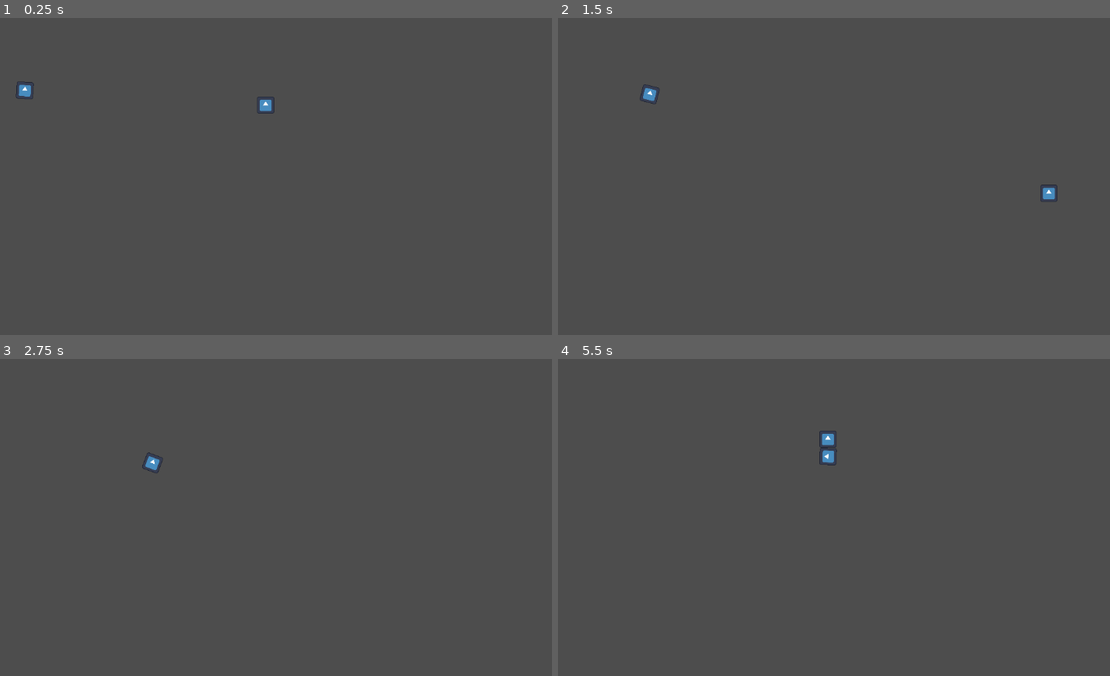
Above: before the commit, frames 1-4 (two rows, left to right).
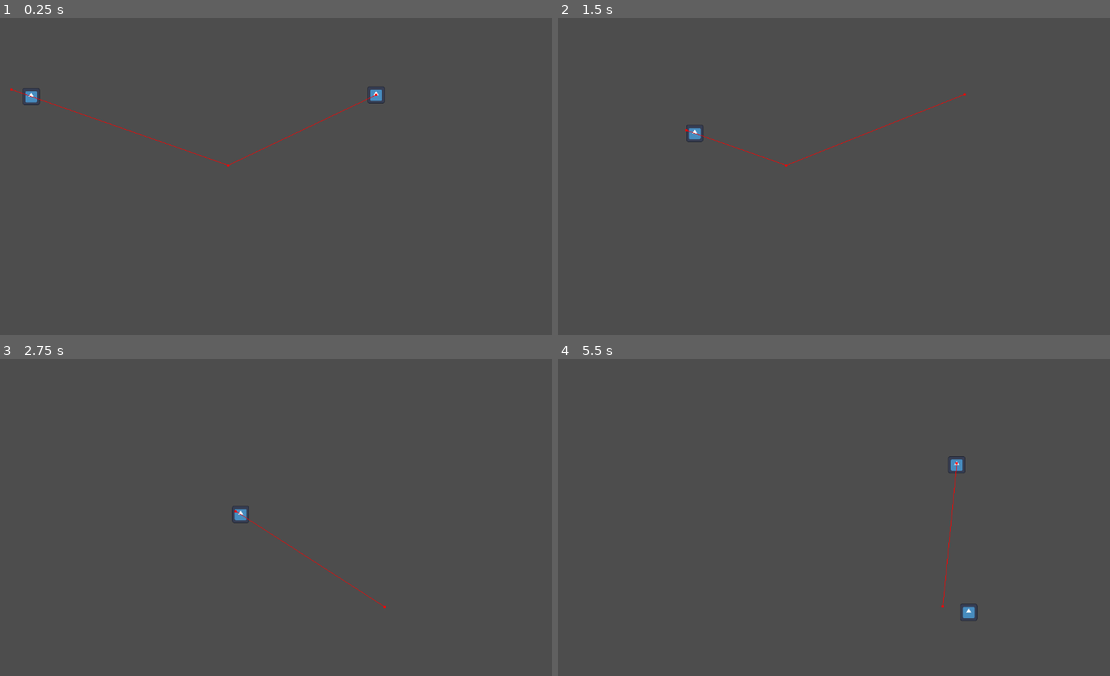
Above: after the commit, the same moments.

Repository: inthecrowsnest/AUG2025_BrackeyJam_REAL
Game: Godot game, scene res://Scenes/enemy_test_scene.tscn
The game is run twice, just before and just after one commit, with the same random seed, the same clock (stepped at 60 frames per second) and the same inputs. The project has no main scene, so this scene is started directly. The engine's default icon, where the game draws it, is replaced by a stand-in: a white triangle on a blue panel in a dark square.
Inputs:
- Up to frame 1 (0.25 s): no input
- Up to frame 2 (1.5 s): hold Right (right) 0.53-1.28 s; tap Space (dash) at 0.6, 1.35 s; hold Down (down) from 1.28 s (still down)
- Up to frame 3 (2.75 s): release Down (down) at 2.03 s; hold Right (right) from 2.03 s (still down); tap Space (dash) at 2.1 s
- Up to frame 4 (5.5 s): release Right (right) at 2.78 s; hold Up (up) 2.78-3.53 s; tap Space (dash) every 0.75 s from 2.85 to 5.1 s; hold A (left) 3.53-5.03 s; hold Down (down) from 5.03 s (still down)

The runs differ from the first frame. In frame 1, 0.6% of the frame differs, in the area x 1-70%, y 19-47%; in frame 2, 0.5%; in frame 3, 0.3%; in frame 4, 0.5%.

Commit message:
melee enemy movement finished for now

Diff:
--- a/Scenes/enemy_1.tscn
+++ b/Scenes/enemy_1.tscn
@@ -19,26 +19,44 @@
 shape = SubResource("CircleShape2D_jwqgc")
 
 [node name="0" type="RayCast2D" parent="."]
+visible = false
 target_position = Vector2(0, -50)
 
 [node name="1" type="RayCast2D" parent="."]
+visible = false
 target_position = Vector2(50, -50)
 
 [node name="2" type="RayCast2D" parent="."]
+visible = false
 target_position = Vector2(50, 0)
 
 [node name="3" type="RayCast2D" parent="."]
+visible = false
 target_position = Vector2(50, 50)
 
 [node name="4" type="RayCast2D" parent="."]
+visible = false
 
 [node name="5" type="RayCast2D" parent="."]
+visible = false
 target_position = Vector2(-50, 50)
 
 [node name="6" type="RayCast2D" parent="."]
+visible = false
 target_position = Vector2(-50, 0)
 
 [node name="7" type="RayCast2D" parent="."]
+visible = false
 target_position = Vector2(-50, -50)
 
-[node name="NavigationLink2D" type="NavigationLink2D" parent="."]
+[node name="NavigationAgent2D" type="NavigationAgent2D" parent="."]
+path_desired_distance = 3.0
+target_desired_distance = 3.0
+path_postprocessing = 1
+debug_enabled = true
+
+[node name="Timer" type="Timer" parent="."]
+wait_time = 0.1
+one_shot = true
+
+[connection signal="timeout" from="Timer" to="." method="_on_timer_timeout"]
--- a/Scenes/enemy_test_scene.tscn
+++ b/Scenes/enemy_test_scene.tscn
@@ -1,13 +1,23 @@
-[gd_scene load_steps=3 format=3 uid="uid://ba16umy1uhhiv"]
+[gd_scene load_steps=4 format=3 uid="uid://ba16umy1uhhiv"]
 
 [ext_resource type="PackedScene" uid="uid://dmgpwevcu7iit" path="res://Scenes/enemy_1.tscn" id="1_dpxgf"]
 [ext_resource type="PackedScene" uid="uid://cwtldahhr7403" path="res://Scenes/CharacterComponents/Player.tscn" id="2_u7mkh"]
 
+[sub_resource type="NavigationPolygon" id="NavigationPolygon_dpxgf"]
+vertices = PackedVector2Array(271.867, -90.4297, 210.273, 394.617, -57.3281, 142.773, -81.8516, 82.4922, -493, 404.156, -493, -91.4531)
+polygons = Array[PackedInt32Array]([PackedInt32Array(0, 1, 2, 3), PackedInt32Array(2, 4, 5, 3)])
+outlines = Array[PackedVector2Array]([PackedVector2Array(-498, -99, -498, 413, -58, 149, 214, 405, 278, -99, -82, 77)])
+agent_radius = 5.0
+
 [node name="Enemy Test Scene" type="Node2D"]
 
 [node name="CharacterBody2D" parent="." instance=ExtResource("2_u7mkh")]
+position = Vector2(824, 144)
+
+[node name="Enemy1" parent="." node_paths=PackedStringArray("goal") instance=ExtResource("1_dpxgf")]
+position = Vector2(144, 134)
+goal = NodePath("../CharacterBody2D")
+
+[node name="NavigationRegion2D" type="NavigationRegion2D" parent="."]
 position = Vector2(618, 163)
-
-[node name="Enemy1" parent="." node_paths=PackedStringArray("player") instance=ExtResource("1_dpxgf")]
-position = Vector2(144, 134)
-player = NodePath("../CharacterBody2D")
+navigation_polygon = SubResource("NavigationPolygon_dpxgf")
--- a/Scripts/enemy_1.gd
+++ b/Scripts/enemy_1.gd
@@ -1,14 +1,35 @@
 extends CharacterBody2D
 
-@export var player: Node2D
+#@export var player: Node2D
 
-var direction = [Vector2(0, -1), Vector2(1, -1), Vector2(1, 0), Vector2(1, 1), Vector2(0, 1), Vector2(-1, 1), Vector2(-1, 0), Vector2(-1, -1)]
+#var direction = [Vector2(0, -1), Vector2(1, -1), Vector2(1, 0), Vector2(1, 1), Vector2(0, 1), Vector2(-1, 1), Vector2(-1, 0), Vector2(-1, -1)]
+var desired_vel = 0
+var max_steer_force = 10
+
+var speed = 10000
+
+@export var goal: Node = null
+
+func _ready() -> void:
+	$NavigationAgent2D.target_position = goal.global_position
+	$Timer.start()
+
+func _physics_process(delta: float) -> void:
+	if !$NavigationAgent2D.is_target_reached():
+		var nav_point_direction = to_local($NavigationAgent2D.get_next_path_position()).normalized()
+		velocity = nav_point_direction * speed * delta
+		velocity = velocity + (seek(goal.global_position) * delta)
+		move_and_slide()
 
 
-var speed = 100
+func _on_timer_timeout() -> void:
+	if $NavigationAgent2D.target_position != goal.global_position:
+		$NavigationAgent2D.target_position = goal.global_position
+	$Timer.start()
 
-func _physics_process(delta: float) -> void:
-	var direction = (player.position-position).normalized()
-	velocity = direction * speed
-	look_at(player.position)
-	move_and_slide()
+
+func seek(target: Vector2) -> Vector2:
+	var desired_velocity = (target - global_position).normalized() * speed
+
+	var steering = (desired_velocity - velocity).limit_length(max_steer_force)
+	return steering
